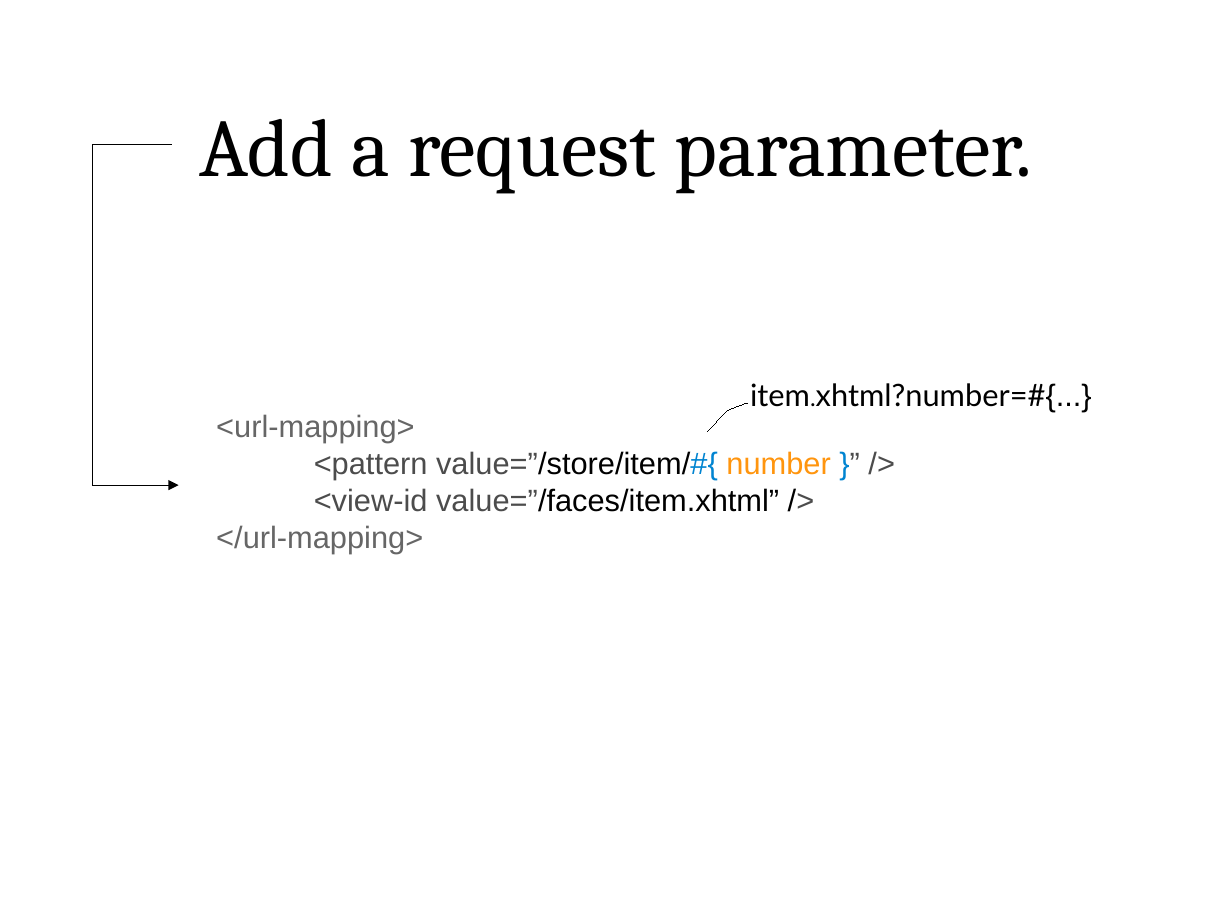
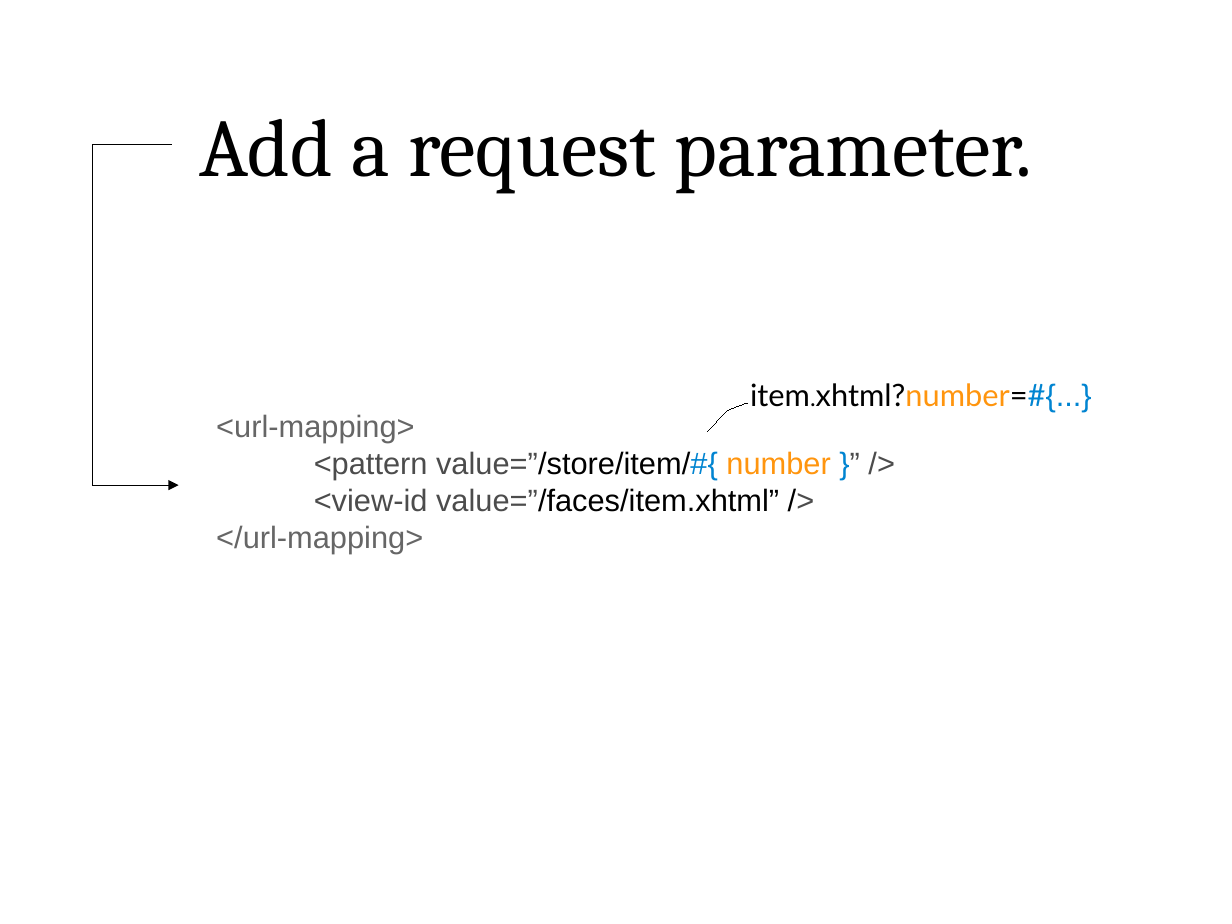
Before and after one commit to lincolnthree/talks, a slide deck: slide 45 of 2011_Beautiful_Java_EE_JAXConf.odp. Drawn at 1232x924 pixels with LibreOffice and Linux fonts; fonts in the diff are those of the drawing. Boxes give left, top, right and bottom in pixels: in the first picture for what was removed or moved away, otherwise in the second. Text is boxed around its words. In the diff, an @@ line names an element or a change of style, - is before the commit and + after.

Commit message:
colorize

```diff
--- a/2011_Beautiful_Java_EE_JAXConf.odp
+++ b/2011_Beautiful_Java_EE_JAXConf.odp
@@ text "item.xhtml?number=#{...}" at [750, 383, 1092, 412]: text colour #000000 to #FF950E, text colour #000000 to #0084D1 in "item.xhtml?number=#{...}" @@
```
